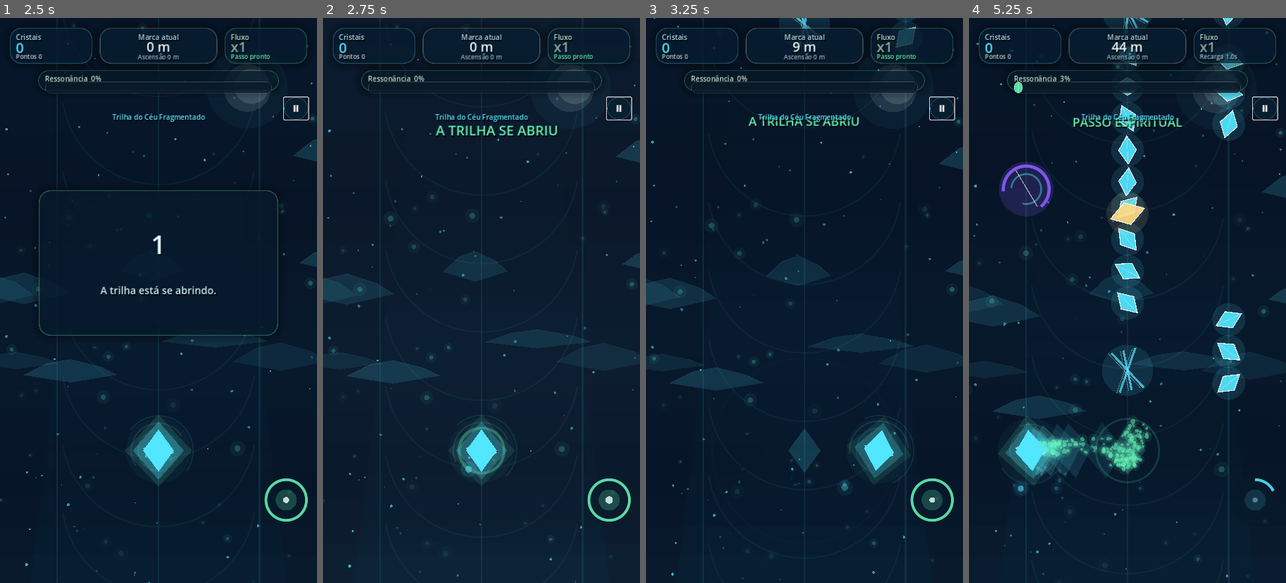
Above: before the commit, frames 1-4 (left to right).
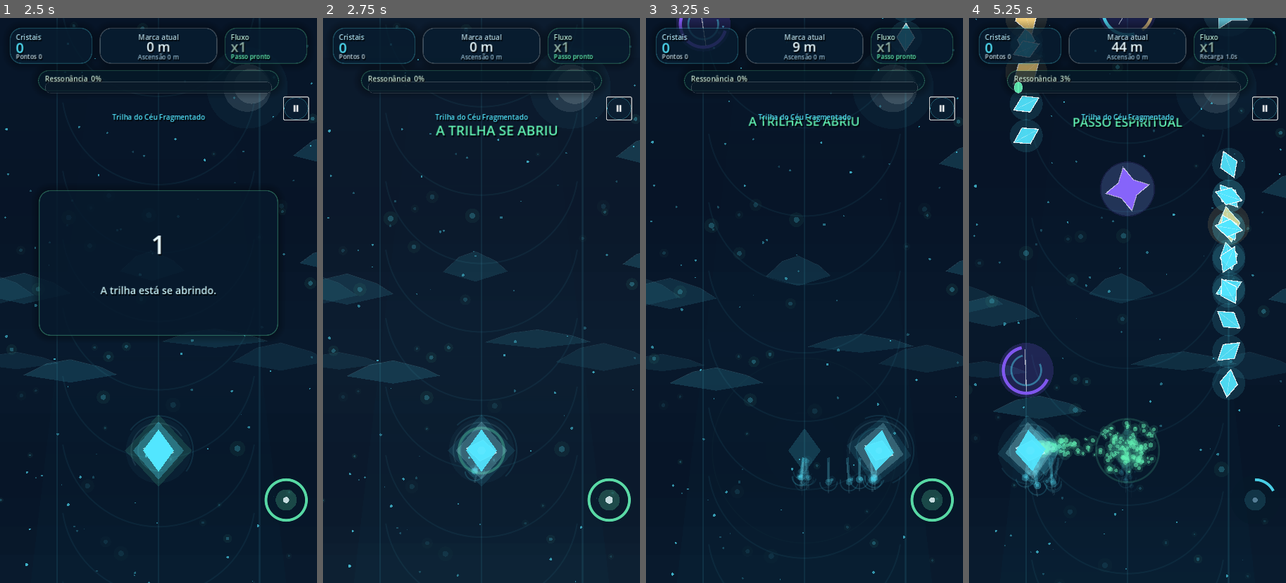
Above: after the commit, the same moments.

Repository: wesley956/corrida-de-cristais
Game: Godot game, scene res://scenes/Main.tscn
The game is run twice, just before and just after one commit, with the same random seed, the same clock (stepped at 60 frames per second) and the same inputs.
Inputs (mouse positions are in pixels of both pictures, inside the frame that each line leads up to):
- Up to frame 1 (2.5 s): click "INICIAR CORRIDA" at 0.5 s; click "Ⅱ" at 1.25 s; move the mouse to (228, 272) at 2.02 s; hold Right (move_right) from 2.03 s (still down); hold Up (dash) from 2.03 s (still down); click (228, 272) at 2.17 s; tap Space (ui_accept) at 2.27 s
- Up to frame 2 (2.75 s): keep holding Right (move_right); keep holding Up (dash)
- Up to frame 3 (3.25 s): release Right (move_right) at 2.75 s; release Up (dash) at 2.75 s; drag from (741, 328) to (788, 413) at 2.77 s
- Up to frame 4 (5.25 s): move the mouse to (1159, 176) at 3.52 s; hold Right (move_right) 3.53-4.25 s; hold Up (dash) 3.53-4.25 s; drag from (1111, 413) to (1032, 215) at 4.27 s; move the mouse to (1222, 385) at 5.02 s; hold Left (move_left) from 5.03 s (still down); hold Up (dash) from 5.03 s (still down)

Frame 1 is identical in both runs. In frame 2, less than 0.1% of the frame differs, in the area x 43-51%, y 78-83%; in frame 3, 1.2%; in frame 4, 14%, in the area x 2-97%, y 0-85%.

Commit message:
Add files via upload

Diff:
--- a/fragment-rush/scripts/Main.gd
+++ b/fragment-rush/scripts/Main.gd
@@ -1,7 +1,7 @@
 extends Node2D
 
 # Fragment Rush: Corrida dos Cristais
-# v1.3 - Formas e Rastros Premium
+# v1.3.1 - Corrige Visual das Formas na Corrida
 # Runner mobile com atmosfera wuxia/cultivation: fluxo, ressonancia e ascensao.
 
 const SAVE_PATH: String = "user://fragment_rush_save.json"
@@ -107,6 +107,7 @@
 var particles: Array[Dictionary] = []
 var shockwaves: Array[Dictionary] = []
 var afterimages: Array[Dictionary] = []
+var skin_trails: Array[Dictionary] = []
 
 var player_lane: int = 1
 var target_x: float = 0.0
@@ -350,6 +351,7 @@
 	player_core.polygon = make_diamond(35.0, 48.0)
 	player_core.color = skin_color(selected_skin)
 	player.add_child(player_core)
+	update_player_skin_visuals()
 
 func make_diamond(width: float, height: float) -> PackedVector2Array:
 	return PackedVector2Array([
@@ -358,6 +360,59 @@
 		Vector2(0.0, height),
 		Vector2(-width, 0.0)
 	])
+
+func make_skin_polygon(skin_id: String, width: float, height: float) -> PackedVector2Array:
+	var variant: int = skin_shape_variant(skin_id)
+	if variant == 0:
+		return make_diamond(width, height)
+
+	var sides: int = 6
+	if variant == 1:
+		sides = 7
+	elif variant == 2:
+		sides = 8
+	elif variant == 3:
+		sides = 5
+	elif variant >= 4:
+		sides = 10
+
+	var pts: PackedVector2Array = PackedVector2Array()
+	for i: int in range(sides):
+		var a: float = TAU * float(i) / float(sides) - PI * 0.5
+		var even: bool = i % 2 == 0
+		var rx: float = width * (1.05 if even else 0.70)
+		var ry: float = height * (1.00 if even else 0.62)
+		if variant == 1:
+			rx = width * (0.92 if even else 0.58)
+			ry = height * (0.96 if even else 0.70)
+		elif variant == 2:
+			rx = width * (1.10 if even else 0.46)
+			ry = height * (1.08 if even else 0.52)
+		elif variant == 3:
+			rx = width * (1.18 if even else 0.58)
+			ry = height * (0.92 if even else 0.70)
+		elif variant >= 4:
+			rx = width * (1.22 if even else 0.72)
+			ry = height * (1.06 if even else 0.72)
+		pts.append(Vector2(cos(a) * rx, sin(a) * ry))
+	return pts
+
+func update_player_skin_visuals() -> void:
+	if player_core == null or player_glow == null or player_ring == null:
+		return
+	var base_c: Color = skin_color(selected_skin)
+	var secondary_c: Color = skin_secondary_color(selected_skin)
+	var variant: int = skin_shape_variant(selected_skin)
+	var power: float = skin_rarity_power(selected_skin)
+
+	player_core.polygon = make_skin_polygon(selected_skin, 35.0 + float(variant) * 1.8, 48.0 + float(variant) * 2.0)
+	player_core.color = Color(base_c.r, base_c.g, base_c.b, 0.92)
+
+	player_glow.polygon = make_skin_polygon(selected_skin, 58.0 + float(variant) * 2.8, 66.0 + float(variant) * 3.0)
+	player_glow.color = Color(secondary_c.r, secondary_c.g, secondary_c.b, 0.20 + minf(0.16, (power - 1.0) * 0.12))
+
+	player_ring.polygon = make_skin_polygon(selected_skin, 76.0 + float(variant) * 3.6, 82.0 + float(variant) * 3.8)
+	player_ring.color = Color(base_c.r, base_c.g, base_c.b, 0.10 + minf(0.14, (power - 1.0) * 0.08))
 
 func build_ui() -> void:
 	hud_layer = CanvasLayer.new()
@@ -786,6 +841,7 @@
 	particles.clear()
 	shockwaves.clear()
 	afterimages.clear()
+	skin_trails.clear()
 	flash_alpha = 0.0
 	combo_pop_timer = 0.0
 	flow_timer = 0.0
@@ -1357,7 +1413,7 @@
 		total_crystals -= price
 		owned_skins[skin_id] = true
 		selected_skin = skin_id
-		player_core.color = skin_color(selected_skin)
+		update_player_skin_visuals()
 		save_game()
 		update_shop_ui()
 		trigger_form_unlock(skin_id)
@@ -1444,38 +1500,45 @@
 
 func spawn_skin_trail(real_delta: float) -> void:
 	var base_c: Color = skin_color(selected_skin)
-	var secondary: Color = skin_secondary_color(selected_skin)
+	var secondary_c: Color = skin_secondary_color(selected_skin)
 	var variant: int = skin_shape_variant(selected_skin)
-	var chance: float = 0.26 + float(variant) * 0.055
+	var chance: float = 0.70 + float(variant) * 0.055
 	if flow_timer > 0.0:
-		chance += 0.20
+		chance = 1.0
 	if rng.randf() > chance:
 		return
 
-	var behind: Vector2 = player.position + Vector2(rng.randf_range(-34.0, 34.0), rng.randf_range(42.0, 88.0))
+	var offset_x: float = rng.randf_range(-18.0, 18.0)
+	var trail_pos: Vector2 = player.position + Vector2(offset_x, rng.randf_range(46.0, 86.0))
+	var duration: float = 0.38 + float(variant) * 0.035
+	var size: float = 18.0 + float(variant) * 3.5
+	var trail: Dictionary = {
+		"pos": trail_pos,
+		"start_pos": player.position + Vector2(offset_x * 0.35, 16.0),
+		"color": base_c,
+		"secondary": secondary_c,
+		"variant": variant,
+		"duration": duration,
+		"age": 0.0,
+		"size": size,
+		"rot": player.rotation + rng.randf_range(-0.18, 0.18)
+	}
+	skin_trails.append(trail)
+	if skin_trails.size() > 54:
+		skin_trails.remove_at(0)
+
+	# partículas extras mais visíveis, por assinatura da forma
 	match variant:
 		1:
-			# Jade: fios suaves e partículas orgânicas
-			spawn_particle(behind, Color(base_c.r, base_c.g, base_c.b, 0.46), 3, 0.46)
-			if rng.randf() < 0.45:
-				spawn_particle(behind + Vector2(rng.randf_range(-18.0, 18.0), rng.randf_range(-12.0, 12.0)), Color(secondary.r, secondary.g, secondary.b, 0.34), 2, 0.52)
+			spawn_particle(trail_pos, Color(base_c.r, base_c.g, base_c.b, 0.50), 2, 0.42)
 		2:
-			# Celestial: brilho branco/azul limpo
-			spawn_particle(behind, Color(secondary.r, secondary.g, secondary.b, 0.52), 3, 0.38)
-			if rng.randf() < 0.30:
-				spawn_afterimage(player.position + Vector2(0.0, 22.0), secondary, 0.20)
+			spawn_particle(trail_pos, Color(secondary_c.r, secondary_c.g, secondary_c.b, 0.58), 2, 0.36)
 		3:
-			# Nebular: névoa roxa profunda
-			spawn_particle(behind, Color(base_c.r, base_c.g, base_c.b, 0.34), 5, 0.62)
-			if rng.randf() < 0.26:
-				spawn_particle(behind + Vector2(rng.randf_range(-36.0, 36.0), rng.randf_range(-10.0, 18.0)), Color(0.20, 0.12, 0.34, 0.30), 6, 0.72)
+			spawn_particle(trail_pos, Color(base_c.r, base_c.g, base_c.b, 0.44), 3, 0.62)
 		4:
-			# Dourada: faíscas e selos de ascensão
-			spawn_particle(behind, Color(base_c.r, base_c.g, base_c.b, 0.58), 4, 0.42)
-			if rng.randf() < 0.38:
-				spawn_shockwave(behind, base_c, 8.0, 46.0, 0.24)
+			spawn_particle(trail_pos, Color(base_c.r, base_c.g, base_c.b, 0.62), 3, 0.42)
 		_:
-			spawn_particle(behind, Color(base_c.r, base_c.g, base_c.b, 0.34), 2, 0.34)
+			spawn_particle(trail_pos, Color(base_c.r, base_c.g, base_c.b, 0.38), 1, 0.34)
 
 func update_game(delta: float, real_delta: float) -> void:
 	run_time += real_delta
@@ -1514,9 +1577,11 @@
 	var dash_scale: float = 0.14 if dash_timer > 0.0 else 0.0
 	var flow_scale: float = 0.08 if flow_timer > 0.0 else 0.0
 	player.scale = Vector2.ONE * (1.0 + sin(run_time * 9.0) * 0.025 + dash_scale + flow_scale)
-	player_core.color = skin_color(selected_skin)
-	player_glow.color = Color(C_CELESTIAL.r, C_CELESTIAL.g, C_CELESTIAL.b, 0.22 + clampf(resonance_value / 100.0, 0.0, 0.18))
-	player_ring.color = Color(C_JADE.r, C_JADE.g, C_JADE.b, 0.10 + clampf(resonance_value / 120.0, 0.0, 0.20))
+	update_player_skin_visuals()
+	var visual_c: Color = skin_color(selected_skin)
+	var visual_s: Color = skin_secondary_color(selected_skin)
+	player_glow.color = Color(visual_s.r, visual_s.g, visual_s.b, 0.22 + clampf(resonance_value / 100.0, 0.0, 0.22))
+	player_ring.color = Color(visual_c.r, visual_c.g, visual_c.b, 0.10 + clampf(resonance_value / 120.0, 0.0, 0.22))
 	if dash_timer > 0.0:
 		spawn_particle(player.position, Color(C_JADE.r, C_JADE.g, C_JADE.b, 0.82), 9, 0.42)
 		if rng.randf() < 0.55:
@@ -1905,6 +1970,18 @@
 	for idx in remove_afterimages:
 		afterimages.remove_at(idx)
 
+	var remove_skin_trails: Array[int] = []
+	for i: int in range(skin_trails.size()):
+		var tr: Dictionary = skin_trails[i]
+		var tr_age: float = float(tr["age"]) + delta
+		tr["age"] = tr_age
+		skin_trails[i] = tr
+		if tr_age >= float(tr["duration"]):
+			remove_skin_trails.append(i)
+	remove_skin_trails.reverse()
+	for idx: int in remove_skin_trails:
+		skin_trails.remove_at(idx)
+
 func spawn_shockwave(pos: Vector2, color: Color, start_radius: float, end_radius: float, duration: float) -> void:
 	var shockwave: Dictionary = {
 		"pos": pos,
@@ -2060,6 +2137,7 @@
 	draw_speed_lines()
 	draw_afterimages()
 	draw_entities()
+	draw_skin_trails()
 	draw_particles()
 	draw_shockwaves()
 	draw_player_aura()
@@ -2499,6 +2577,42 @@
 		else:
 			draw_obstacle_by_kind(p, str(e.get("kind", "")), rot)
 
+func draw_skin_trails() -> void:
+	for tr in skin_trails:
+		var age: float = float(tr["age"])
+		var duration: float = maxf(0.001, float(tr["duration"]))
+		var t: float = clampf(age / duration, 0.0, 1.0)
+		var alpha: float = (1.0 - t) * 0.55
+		var p: Vector2 = tr["pos"]
+		var start_p: Vector2 = tr["start_pos"]
+		var c: Color = tr["color"]
+		var secondary_c: Color = tr["secondary"]
+		var variant: int = int(tr["variant"])
+		var size_v: float = float(tr["size"]) * (1.0 - t * 0.52)
+		var rot_v: float = float(tr["rot"]) + t * 0.35
+
+		draw_line(start_p, p, Color(c.r, c.g, c.b, alpha * 0.42), 6.0 * (1.0 - t) + 1.0)
+		draw_line(start_p + Vector2(0.0, 10.0), p + Vector2(0.0, 26.0), Color(secondary_c.r, secondary_c.g, secondary_c.b, alpha * 0.22), 3.0 * (1.0 - t) + 1.0)
+
+		match variant:
+			1:
+				draw_arc(p, size_v * 1.45, rot_v, rot_v + PI * 1.25, 48, Color(c.r, c.g, c.b, alpha * 0.58), 2.0, true)
+				draw_circle(p, size_v * 0.34, Color(secondary_c.r, secondary_c.g, secondary_c.b, alpha * 0.42))
+			2:
+				draw_arc(p, size_v * 1.75, rot_v, rot_v + PI * 1.60, 64, Color(C_PEARL.r, C_PEARL.g, C_PEARL.b, alpha * 0.44), 1.8, true)
+				draw_circle(p, size_v * 0.28, Color(secondary_c.r, secondary_c.g, secondary_c.b, alpha * 0.62))
+			3:
+				draw_circle(p, size_v * 1.30, Color(c.r, c.g, c.b, alpha * 0.13))
+				draw_circle(p + Vector2(sin(pulse_time + age) * 10.0, cos(pulse_time + age) * 7.0), size_v * 0.52, Color(secondary_c.r, secondary_c.g, secondary_c.b, alpha * 0.30))
+			4:
+				draw_arc(p, size_v * 1.60, rot_v, rot_v + TAU * 0.86, 64, Color(c.r, c.g, c.b, alpha * 0.66), 2.6, true)
+				for j: int in range(3):
+					var a: float = rot_v + float(j) * TAU / 3.0
+					draw_circle(p + Vector2(cos(a), sin(a)) * size_v * 0.74, 2.4, Color(C_GOLD.r, C_GOLD.g, C_GOLD.b, alpha * 0.82))
+			_:
+				draw_circle(p, size_v * 0.46, Color(c.r, c.g, c.b, alpha * 0.50))
+				draw_arc(p, size_v * 1.2, rot_v, rot_v + PI, 40, Color(c.r, c.g, c.b, alpha * 0.30), 1.5, true)
+
 func draw_particles() -> void:
 	for part in particles:
 		var part_life: float = float(part["life"])
Not shown, added: fragment-rush/docs/V1_3_1_CORRIGE_VISUAL_CORRIDA.md
